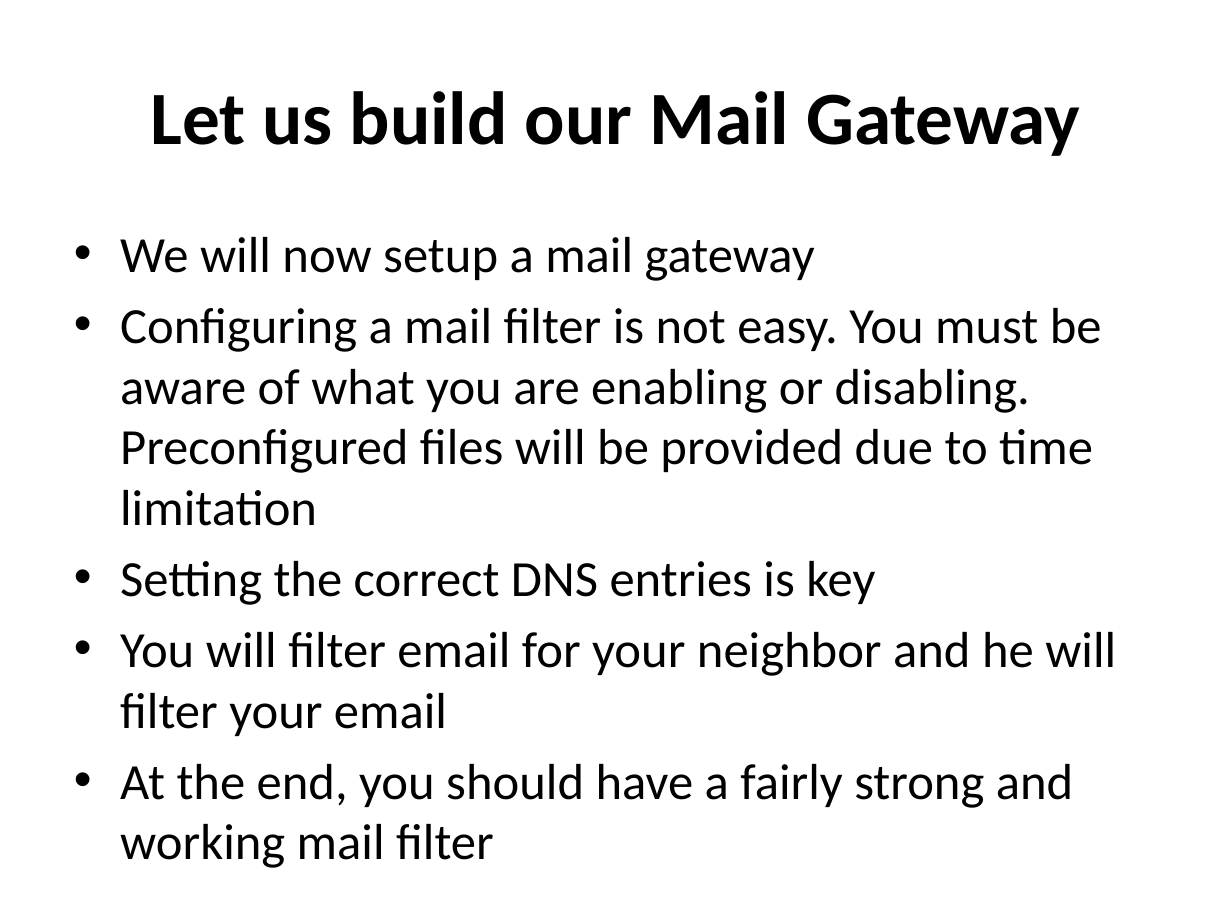
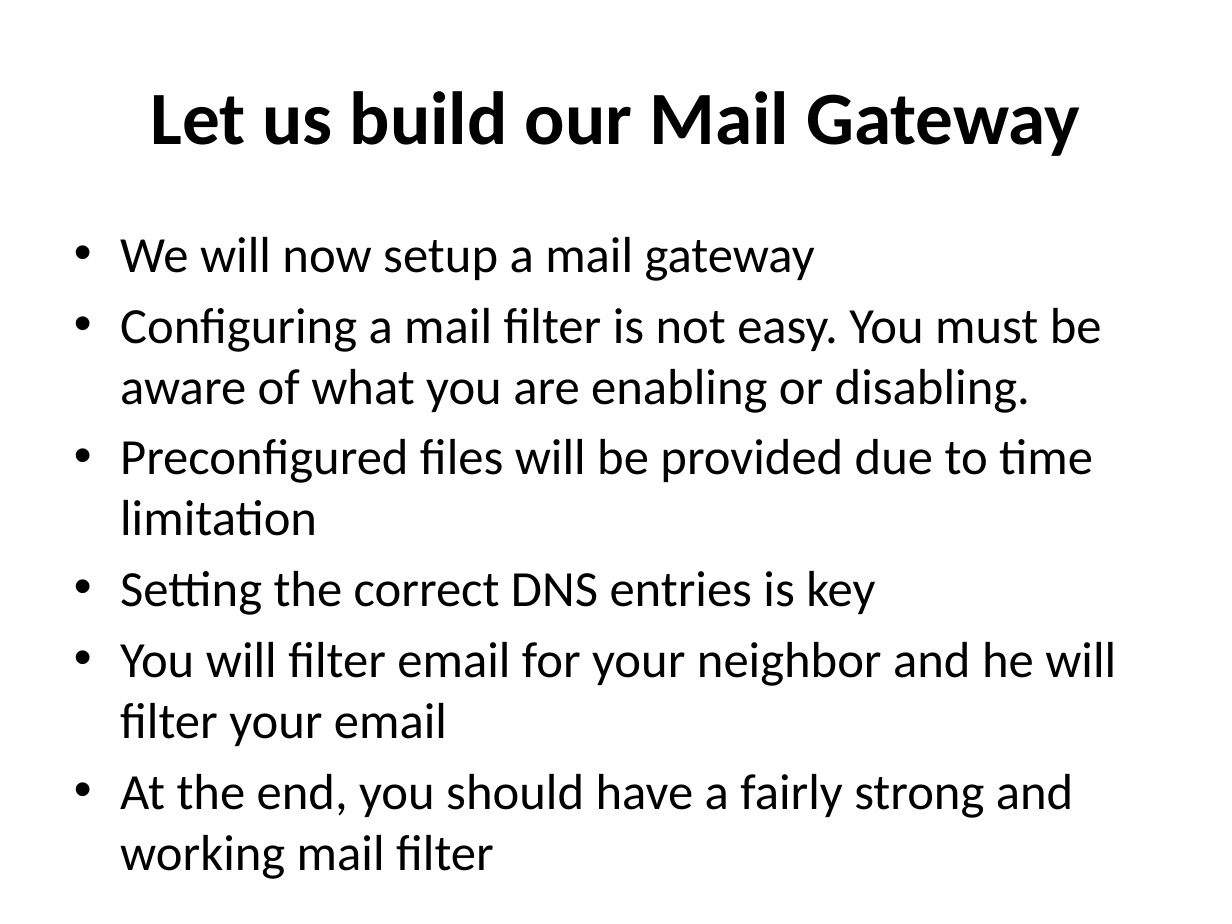
Before and after one commit to afnog/sse, a slide deck: slide 45 of postfix/postfix-mailgateway-debian.pptx. Drawn at 1232x924 pixels with LibreOffice and Linux fonts; fonts in the diff are those of the drawing. Boxes give left, top, right and bottom in pixels: in the first picture for what was removed or moved away, otherwise in the second. Text is boxed around its words. In the diff, an @@ line names an element or a change of style, - is before the commit and + after.

Commit message:
/ ‘postfix/postfix-mailgateway-debian.pptx’

```diff
--- a/postfix/postfix-mailgateway-debian.pptx
+++ b/postfix/postfix-mailgateway-debian.pptx
@@ text at [120, 308, 1102, 536]: text changed @@
-• Configuring a mail filter is not easy. You must be aware of what you are enabling or disabling. Preconfigured files will be provided due to time limitation
+• Configuring a mail filter is not easy. You must be aware of what you are enabling or disabling.
+• Preconfigured files will be provided due to time limitation
```
